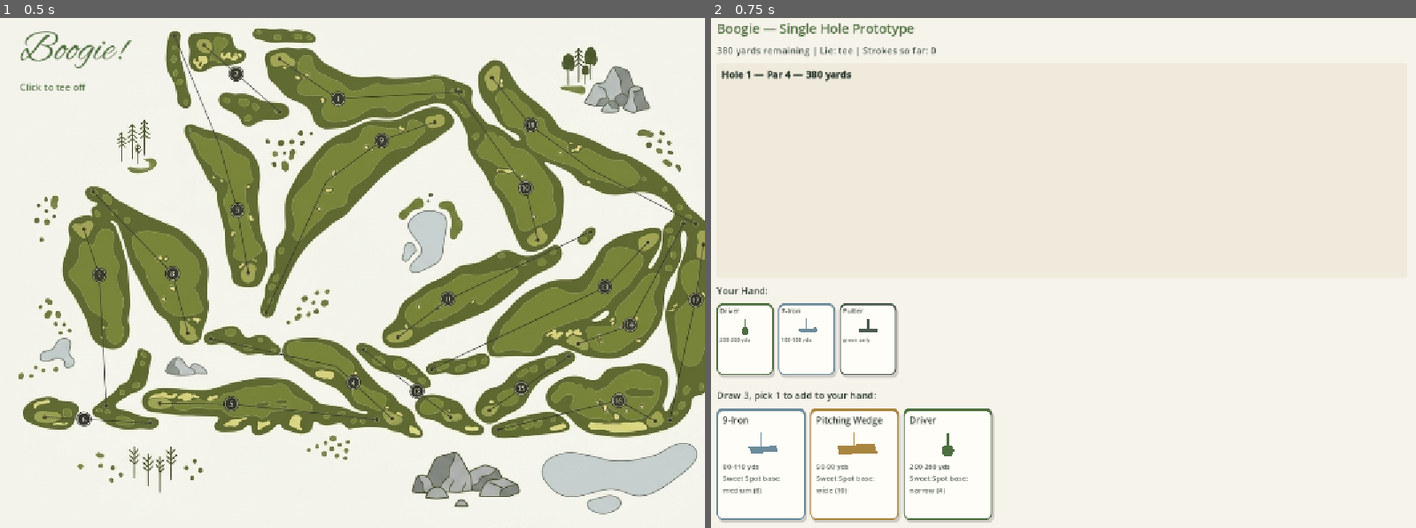
Above: before the commit, frames 1-2 (left to right).
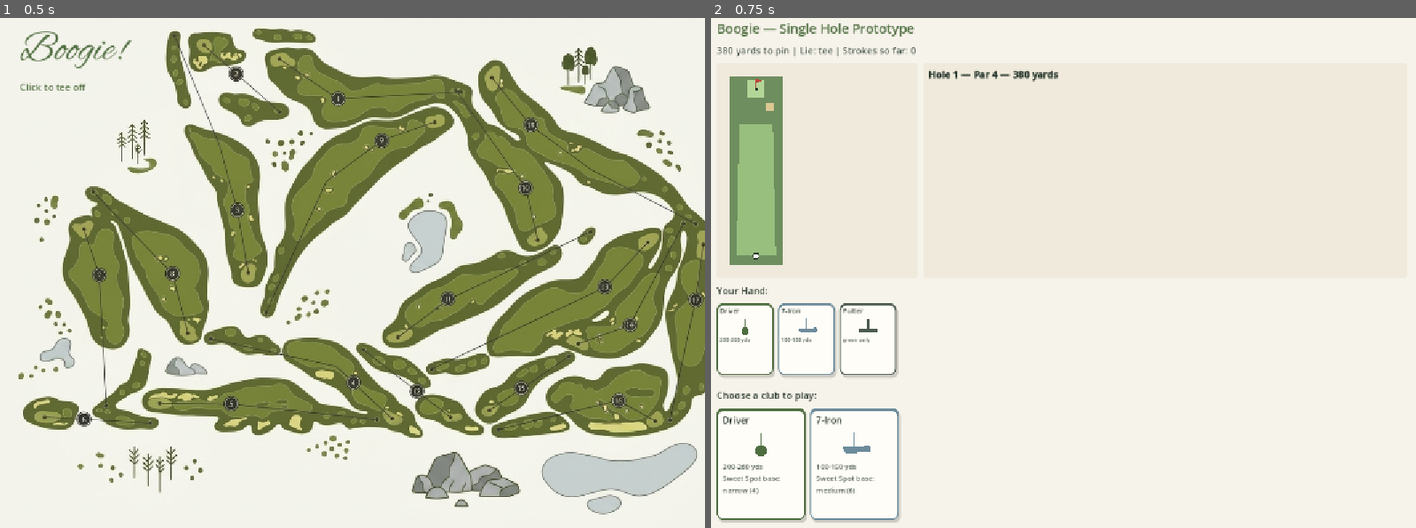
Above: after the commit, the same moments.

Repository: aldo-g/boogie
Game: Godot game, scene res://scenes/Title.tscn
The game is run twice, just before and just after one commit, with the same random seed, the same clock (stepped at 60 frames per second) and the same inputs.
Inputs (mouse positions are in pixels of both pictures, inside the frame that each line leads up to):
- Up to frame 1 (0.5 s): no input
- Up to frame 2 (0.75 s): tap Enter at 0.5 s; move the mouse to (1218, 247) at 0.52 s; click (1218, 247) at 0.67 s

Frame 1 is identical in both runs. In frame 2, 4.9% of the frame differs, in the area x 0-50%, y 5-99%.

Commit message:
Add 2D course map with aim-based shot resolution
Replaces the abstract distance-remaining model with real yard-space
ball positions, a course map view showing the shot trail, and
terrain lookups (fairway/rough/bunker/water/green) derived from
actual landing position relative to the pin.

Diff:
--- /dev/null
+++ b/scripts/CourseMapView.gd
@@ -0,0 +1,197 @@
+class_name CourseMapView
+extends Control
+
+# ---------------------------------------------------------
+# Top-down hole map: draws the fairway/green/hazard polygons from a
+# HoleData, the ball's position and shot trail, and (during a shot)
+# the Section 4 aim tool — a pivoting arm that rotates to the degree
+# offset and extends to the roll distance, exactly like the physical
+# tabletop prop the design doc describes.
+# ---------------------------------------------------------
+
+var hole: HoleData
+var ball_pos: Vector2 = Vector2.ZERO  # yard-space
+var shot_path: Array = []             # yard-space points, tee to current ball_pos
+
+# Aim-tool animation state (yard-space): set by play_aim_animation(), cleared after.
+var _aim_active: bool = false
+var _aim_origin: Vector2 = Vector2.ZERO
+var _aim_base_dir: Vector2 = Vector2.UP
+var _aim_current_degree: float = 0.0
+var _aim_current_side: int = 0  # ShotResolver.Side
+var _aim_current_distance: float = 0.0
+var _aim_max_distance: float = 1.0
+
+const MARGIN := 16.0
+const COLOR_FAIRWAY := Color(0.596, 0.749, 0.494)   # brighter fairway green
+const COLOR_ROUGH := Color(0.435, 0.557, 0.373)     # darker rough green
+const COLOR_GREEN := Color(0.702, 0.839, 0.596)     # putting green, lightest
+const COLOR_BUNKER := Color(0.867, 0.784, 0.573)
+const COLOR_WATER := Color(0.561, 0.663, 0.722)
+const COLOR_BALL := Color(0.98, 0.98, 0.97)
+const COLOR_BALL_OUTLINE := Color(0.169, 0.227, 0.184)
+const COLOR_TRAIL := Color(0.169, 0.227, 0.184, 0.55)
+const COLOR_PIN := Color(0.753, 0.278, 0.227)
+const COLOR_AIM_LINE := Color(0.753, 0.278, 0.227, 0.85)
+
+
+func _ready() -> void:
+	custom_minimum_size = Vector2(220, 0)
+	size_flags_vertical = Control.SIZE_EXPAND_FILL
+	size_flags_horizontal = Control.SIZE_EXPAND_FILL
+
+
+func set_hole(p_hole: HoleData) -> void:
+	hole = p_hole
+	queue_redraw()
+
+
+func set_ball(p_pos: Vector2, p_path: Array) -> void:
+	ball_pos = p_pos
+	shot_path = p_path
+	queue_redraw()
+
+
+# Kicks off the aim-tool animation: rotates from straight-at-pin to the
+# rolled degree offset, then extends out to the rolled distance, then
+# calls on_done. All distances in yards; direction is computed from the
+# current ball_pos toward the hole's pin.
+func play_aim_animation(distance: float, degree: float, side: int, max_distance: float, on_done: Callable) -> void:
+	if not hole:
+		on_done.call()
+		return
+	_aim_active = true
+	_aim_origin = ball_pos
+	_aim_base_dir = (hole.pin_pos - ball_pos).normalized()
+	if _aim_base_dir.length_squared() < 0.0001:
+		_aim_base_dir = Vector2.UP
+	_aim_max_distance = max(max_distance, distance, 1.0)
+	_aim_current_degree = 0.0
+	_aim_current_side = side
+	_aim_current_distance = 0.0
+	queue_redraw()
+
+	var tw := create_tween()
+	tw.tween_method(_set_aim_degree, 0.0, degree, 0.22).set_trans(Tween.TRANS_QUAD).set_ease(Tween.EASE_OUT)
+	tw.tween_method(_set_aim_distance, 0.0, distance, 0.3).set_trans(Tween.TRANS_CUBIC).set_ease(Tween.EASE_OUT)
+	tw.tween_interval(0.15)
+	tw.tween_callback(func():
+		_aim_active = false
+		on_done.call()
+	)
+
+
+func _set_aim_degree(d: float) -> void:
+	_aim_current_degree = d
+	queue_redraw()
+
+
+func _set_aim_distance(d: float) -> void:
+	_aim_current_distance = d
+	queue_redraw()
+
+
+# --- Yard-space <-> pixel-space conversion ---
+# Fits the hole's yardage (tee at y=0 to pin at hole.yardage, plus a little
+# margin) into the available Control rect, preserving aspect ratio and
+# flipping Y so "up" on screen is "toward the pin."
+func _yard_extent() -> Rect2:
+	if not hole:
+		return Rect2(-50, -20, 100, 440)
+	var min_x: float = -60.0
+	var max_x: float = 60.0
+	var min_y: float = -20.0
+	var max_y: float = hole.yardage + 30.0
+	for pt in hole.fairway_polygon:
+		min_x = min(min_x, pt.x)
+		max_x = max(max_x, pt.x)
+	for hazard in hole.hazards:
+		for pt in hazard.polygon:
+			min_x = min(min_x, pt.x)
+			max_x = max(max_x, pt.x)
+	return Rect2(min_x, min_y, max_x - min_x, max_y - min_y)
+
+
+func _to_px(yard_pt: Vector2) -> Vector2:
+	var extent := _yard_extent()
+	var avail := size - Vector2(MARGIN, MARGIN) * 2.0
+	var scale_x: float = avail.x / max(extent.size.x, 1.0)
+	var scale_y: float = avail.y / max(extent.size.y, 1.0)
+	var s: float = min(scale_x, scale_y)
+	var px_x: float = MARGIN + (yard_pt.x - extent.position.x) * s
+	# Flip Y: yard-space +y (toward pin) should go UP on screen.
+	var y_from_top: float = extent.size.y - (yard_pt.y - extent.position.y)
+	var px_y: float = MARGIN + y_from_top * s
+	return Vector2(px_x, px_y)
+
+
+func _to_px_polygon(yard_poly: PackedVector2Array) -> PackedVector2Array:
+	var out := PackedVector2Array()
+	out.resize(yard_poly.size())
+	for i in range(yard_poly.size()):
+		out[i] = _to_px(yard_poly[i])
+	return out
+
+
+func _draw() -> void:
+	if not hole:
+		return
+
+	# Rough is the base/background tone; fairway, green, and hazards draw over it.
+	var rough_rect := PackedVector2Array([
+		_to_px(Vector2(_yard_extent().position.x, _yard_extent().position.y)),
+		_to_px(Vector2(_yard_extent().position.x, _yard_extent().position.y + _yard_extent().size.y)),
+		_to_px(Vector2(_yard_extent().position.x + _yard_extent().size.x, _yard_extent().position.y + _yard_extent().size.y)),
+		_to_px(Vector2(_yard_extent().position.x + _yard_extent().size.x, _yard_extent().position.y)),
+	])
+	draw_colored_polygon(rough_rect, COLOR_ROUGH)
+
+	draw_colored_polygon(_to_px_polygon(hole.fairway_polygon), COLOR_FAIRWAY)
+
+	for hazard in hole.hazards:
+		var col: Color = COLOR_BUNKER
+		if hazard.type == "water":
+			col = COLOR_WATER
+		draw_colored_polygon(_to_px_polygon(hazard.polygon), col)
+
+	draw_colored_polygon(_to_px_polygon(hole.green_polygon), COLOR_GREEN)
+
+	# Tee marker.
+	var tee_px := _to_px(hole.tee_pos)
+	draw_circle(tee_px, 4.0, BoogieTheme.INK_SOFT)
+
+	# Pin/flag.
+	var pin_px := _to_px(hole.pin_pos)
+	draw_line(pin_px, pin_px + Vector2(0, -18), COLOR_PIN, 2.0)
+	var flag_pts := PackedVector2Array([
+		pin_px + Vector2(0, -18), pin_px + Vector2(10, -14), pin_px + Vector2(0, -10)])
+	draw_colored_polygon(flag_pts, COLOR_PIN)
+	draw_circle(pin_px, 2.5, BoogieTheme.INK)
+
+	# Shot trail: tee -> each prior landing spot -> current ball position.
+	if shot_path.size() >= 2:
+		for i in range(shot_path.size() - 1):
+			draw_line(_to_px(shot_path[i]), _to_px(shot_path[i + 1]), COLOR_TRAIL, 2.0)
+
+	# Aim tool: pivots at the ball's position, rotates to the degree offset,
+	# extends to the rolled distance. Sign convention must match Main.gd's
+	# _resolve_shot_landing() so the drawn arm lands where the ball actually
+	# ends up: Draw (curves left) is a positive rotation in Godot's rotated().
+	if _aim_active:
+		var sign: float = 0.0
+		if _aim_current_side == 0:  # ShotResolver.Side.DRAW
+			sign = 1.0
+		elif _aim_current_side == 1:  # ShotResolver.Side.FADE
+			sign = -1.0
+		var angle_rad: float = deg_to_rad(_aim_current_degree) * sign
+		var dir := _aim_base_dir.rotated(angle_rad)
+		var end_yard: Vector2 = _aim_origin + dir * _aim_current_distance
+		var origin_px := _to_px(_aim_origin)
+		var end_px := _to_px(end_yard)
+		draw_line(origin_px, end_px, COLOR_AIM_LINE, 2.5)
+		draw_circle(end_px, 5.0, COLOR_AIM_LINE)
+
+	# Ball marker at its current resting position.
+	var ball_px := _to_px(ball_pos)
+	draw_circle(ball_px, 5.0, COLOR_BALL)
+	draw_arc(ball_px, 5.0, 0, TAU, 16, COLOR_BALL_OUTLINE, 1.5)
--- /dev/null
+++ b/scripts/HoleData.gd
@@ -0,0 +1,73 @@
+class_name HoleData
+extends RefCounted
+
+# ---------------------------------------------------------
+# Data-driven hole layout: tee/pin points and terrain zones as polygons,
+# all in yard-space with (0,0) at the tee and +y running toward the pin.
+# This is the format future holes (Section 10's full 18) can be authored
+# in without further code changes — just new HoleData.new() calls with
+# different point data.
+# ---------------------------------------------------------
+
+var par: int
+var yardage: float
+var tee_pos: Vector2
+var pin_pos: Vector2
+var fairway_polygon: PackedVector2Array
+var green_polygon: PackedVector2Array
+var hazards: Array  # Array of { "type": "bunker"/"rough"/"water", "polygon": PackedVector2Array }
+
+
+func _init(p_par: int, p_yardage: float, p_tee: Vector2, p_pin: Vector2,
+		p_fairway: PackedVector2Array, p_green: PackedVector2Array, p_hazards: Array) -> void:
+	par = p_par
+	yardage = p_yardage
+	tee_pos = p_tee
+	pin_pos = p_pin
+	fairway_polygon = p_fairway
+	green_polygon = p_green
+	hazards = p_hazards
+
+
+# Which terrain a point (in the same yard-space as the polygons) falls in.
+# Checked in priority order: green > hazards > fairway > rough (default miss).
+func terrain_at(point: Vector2) -> String:
+	if Geometry2D.is_point_in_polygon(point, green_polygon):
+		return "green"
+	for hazard in hazards:
+		if Geometry2D.is_point_in_polygon(point, hazard.polygon):
+			return hazard.type
+	if Geometry2D.is_point_in_polygon(point, fairway_polygon):
+		return "fairway"
+	return "rough"
+
+
+# --- Hole 1 — "Boogie Links", from GAME_DESIGN.md Section 10:
+# Par 4, 380 yards. Straightaway opener, generous fairway, single pot
+# bunker short-right — a calm on-ramp before the round gets teeth.
+static func hole_1() -> HoleData:
+	var tee := Vector2(0, 0)
+	var pin := Vector2(0, 380)
+
+	# Generous fairway: a wide, gently tapering corridor from tee to green.
+	var fairway := PackedVector2Array([
+		Vector2(-45, 0), Vector2(45, 0),
+		Vector2(38, 300), Vector2(-38, 300),
+	])
+
+	var green := PackedVector2Array([
+		Vector2(-20, 360), Vector2(20, 360),
+		Vector2(20, 400), Vector2(-20, 400),
+	])
+
+	# Single pot bunker, short-right of the green.
+	var bunker := PackedVector2Array([
+		Vector2(22, 330), Vector2(40, 330),
+		Vector2(40, 350), Vector2(22, 350),
+	])
+
+	var hazards := [
+		{"type": "bunker", "polygon": bunker},
+	]
+
+	return HoleData.new(4, 380.0, tee, pin, fairway, green, hazards)
--- a/scripts/Main.gd
+++ b/scripts/Main.gd
@@ -12,7 +12,6 @@
 enum State { DRAFT, DISCARD_FOR_DRAFT, CLUB_SELECT, TIER_SELECT, DISCARD_FOR_HAZARD, PUTTING, DONE }
 
 const HAND_CAP := 14
-const GREEN_THRESHOLD := 20.0  # yards remaining that triggers the putting phase
 
 const Palette := preload("res://scripts/BoogieTheme.gd")
 
@@ -35,9 +34,11 @@
 var green_deck: Array = []
 var green_discard: Array = []
 
+var hole: HoleData
 var hole_yardage: float = 380.0
 var hole_par: int = 4
-var distance_remaining: float = 0.0
+var ball_pos: Vector2 = Vector2.ZERO  # yard-space, (0,0) at tee, +y toward pin
+var shot_path: Array = []  # history of ball_pos points this hole, for drawing the trail
 var strokes: int = 0
 var current_lie: String = "tee"
 
@@ -50,12 +51,12 @@
 
 # --- UI node refs (built in code) ---
 var status_label: Label
+var map_view: CourseMapView
 var log_box: RichTextLabel
 var hand_label: Label
 var hand_container: HBoxContainer
 var options_label: Label
 var options_container: HBoxContainer
-var restart_button: Button
 
 
 func _ready() -> void:
@@ -94,9 +95,29 @@
 	status_label.add_theme_color_override("font_color", COLOR_TEXT_SOFT)
 	root.add_child(status_label)
 
+	var mid_row := HBoxContainer.new()
+	mid_row.add_theme_constant_override("separation", 10)
+	mid_row.custom_minimum_size = Vector2(0, 150)
+	mid_row.size_flags_vertical = Control.SIZE_EXPAND_FILL
+	root.add_child(mid_row)
+
+	var map_panel := PanelContainer.new()
+	map_panel.custom_minimum_size = Vector2(340, 0)
+	var map_panel_style := StyleBoxFlat.new()
+	map_panel_style.bg_color = COLOR_PANEL
+	map_panel_style.set_corner_radius_all(4)
+	map_panel_style.content_margin_left = 6
+	map_panel_style.content_margin_right = 6
+	map_panel_style.content_margin_top = 6
+	map_panel_style.content_margin_bottom = 6
+	map_panel.add_theme_stylebox_override("panel", map_panel_style)
+	mid_row.add_child(map_panel)
+
+	map_view = CourseMapView.new()
+	map_panel.add_child(map_view)
+
 	var log_panel := PanelContainer.new()
-	log_panel.custom_minimum_size = Vector2(0, 150)
-	log_panel.size_flags_vertical = Control.SIZE_EXPAND_FILL
+	log_panel.size_flags_horizontal = Control.SIZE_EXPAND_FILL
 	var log_panel_style := StyleBoxFlat.new()
 	log_panel_style.bg_color = COLOR_PANEL
 	log_panel_style.set_corner_radius_all(4)
@@ -105,13 +126,12 @@
 	log_panel_style.content_margin_top = 8
 	log_panel_style.content_margin_bottom = 8
 	log_panel.add_theme_stylebox_override("panel", log_panel_style)
-	root.add_child(log_panel)
+	mid_row.add_child(log_panel)
 
 	log_box = RichTextLabel.new()
 	log_box.bbcode_enabled = true
 	log_box.scroll_following = true
 	log_box.fit_content = false
-	log_box.custom_minimum_size = Vector2(0, 150)
 	log_box.add_theme_color_override("default_color", COLOR_TEXT)
 	log_panel.add_child(log_box)
 
@@ -142,12 +162,6 @@
 	options_container = HBoxContainer.new()
 	options_container.add_theme_constant_override("separation", 8)
 	options_scroll.add_child(options_container)
-
-	restart_button = Button.new()
-	restart_button.text = "Restart Hole"
-	restart_button.visible = false
-	restart_button.pressed.connect(_on_restart_pressed)
-	root.add_child(restart_button)
 
 
 func log_msg(text: String) -> void:
@@ -235,44 +249,19 @@
 # HOLE FLOW
 # ---------------------------------------------------------
 func start_hole() -> void:
-	distance_remaining = hole_yardage
+	hole = HoleData.hole_1()
+	hole_yardage = hole.yardage
+	hole_par = hole.par
+	ball_pos = hole.tee_pos
+	shot_path = [hole.tee_pos]
 	strokes = 0
 	current_lie = "tee"
-	restart_button.visible = false
 	log_box.clear()
 	log_msg("[b]Hole 1 — Par %d — %d yards[/b]" % [hole_par, int(hole_yardage)])
-	begin_draft_phase()
-
-
-# Derives the resulting lie from the Accuracy roll's degree band + Power
-# outcome. There's no real 2D course board yet, so this stands in for the
-# physical aim-tool placement: PERFECT/GOOD keeps you in play, OFF/MISS
-# scale up the odds of finding rough/bunker/water, and overshooting adds
-# extra risk on top since you've carried past the target.
-func derive_lie(accuracy: Dictionary, power: Dictionary) -> String:
-	var band: String = accuracy.band
-	var overshoot: bool = power.outcome == "overshoot"
-	var roll := randf()
-	match band:
-		"PERFECT":
-			return "fairway"
-		"GOOD":
-			return "rough" if roll < 0.1 else "fairway"
-		"OFF":
-			if roll < 0.15:
-				return "water" if overshoot else "bunker"
-			elif roll < 0.55:
-				return "rough"
-			else:
-				return "fairway"
-		"MISS":
-			if roll < 0.35:
-				return "water" if overshoot else "bunker"
-			elif roll < 0.85:
-				return "rough"
-			else:
-				return "fairway"
-	return "fairway"
+	map_view.set_hole(hole)
+	map_view.set_ball(ball_pos, shot_path)
+	state = State.CLUB_SELECT
+	refresh_ui()
 
 
 # --- Draft phase: draw 3, pick 1, permanently into hand ---
@@ -355,8 +344,7 @@
 		accuracy.band = "OFF"
 
 	strokes += 1
-	var before := distance_remaining
-	distance_remaining = max(0.0, distance_remaining - power.distance)
+	var before_pos := ball_pos
 
 	log_msg("\n[b]Stroke %d[/b] — played %s, %s (lie: %s)" % [strokes, card.name, ShotResolver.tier_name(tier), current_lie])
 	log_msg("Power roll: %d vs Sweet Spot [%d-%d] (width %d) -> %s, %d yards." % [
@@ -364,7 +352,6 @@
 	log_msg("Accuracy roll: %d vs Sweet Spot [%d-%d] -> %s, %s %d°." % [
 		accuracy.roll, accuracy.bounds.x, accuracy.bounds.y, accuracy.band,
 		ShotResolver.side_label(accuracy.side), accuracy.degree])
-	log_msg("Distance: %d -> %d yards remaining." % [int(before), int(distance_remaining)])
 
 	if not active_bad_card.is_empty():
 		log_msg("[color=#%s](%s triggered and was discarded.)[/color]" % [COLOR_TEXT_SOFT.to_html(false), active_bad_card.name])
@@ -375,22 +362,57 @@
 		strokes += 1
 		log_msg("[color=#%s]Lost Ball — +1 penalty stroke on top of this shot.[/color]" % COLOR_FLAG.to_html(false))
 
-	var lie_result := derive_lie(accuracy, power)
+	_animating = true
+	map_view.play_aim_animation(power.distance, float(accuracy.degree), accuracy.side, card.max_yard, func():
+		_resolve_shot_landing(before_pos, power, accuracy)
+	)
+
+
+func _resolve_shot_landing(before_pos: Vector2, power: Dictionary, accuracy: Dictionary) -> void:
+	_animating = false
+
+	var aim_dir: Vector2 = (hole.pin_pos - before_pos).normalized()
+	if aim_dir.length_squared() < 0.0001:
+		aim_dir = Vector2.UP
+	# Vector2.rotated() turns clockwise for +angle in Godot's Y-down convention,
+	# so Draw (curves left) needs a positive angle here to end up on -x.
+	var sign: float = 0.0
+	if accuracy.side == ShotResolver.Side.DRAW:
+		sign = 1.0
+	elif accuracy.side == ShotResolver.Side.FADE:
+		sign = -1.0
+	var angle_rad: float = deg_to_rad(float(accuracy.degree)) * sign
+	var shot_dir := aim_dir.rotated(angle_rad)
+	var landing_pos: Vector2 = before_pos + shot_dir * power.distance
+
+	var lie_result := hole.terrain_at(landing_pos)
+	log_msg("Distance: %d yards -> landed in %s, %d yards from the pin." % [
+		int(power.distance), lie_result, int(landing_pos.distance_to(hole.pin_pos))])
 
 	var hazard_hit := false
 	if lie_result == "water":
 		strokes += 1
-		current_lie = "rough"
-		log_msg("[color=#%s]Splash! Water hazard — +1 penalty stroke, dropped in the rough.[/color]" % COLOR_WATER.to_html(false))
+		ball_pos = before_pos
+		current_lie = "rough" if hole.terrain_at(before_pos) != "fairway" else "fairway"
+		log_msg("[color=#%s]Splash! Water hazard — +1 penalty stroke, dropped back near your previous position.[/color]" % COLOR_WATER.to_html(false))
 		hazard_hit = true
 	elif lie_result == "bunker":
+		ball_pos = landing_pos
 		current_lie = "bunker"
 		log_msg("[color=#%s]In the sand.[/color]" % COLOR_SAND.to_html(false))
 		hazard_hit = true
 	elif lie_result == "rough":
+		ball_pos = landing_pos
 		current_lie = "rough"
+	elif lie_result == "green":
+		ball_pos = landing_pos
+		current_lie = "green"
 	else:
+		ball_pos = landing_pos
 		current_lie = "fairway"
+
+	shot_path.append(ball_pos)
+	map_view.set_ball(ball_pos, shot_path)
 
 	if hazard_hit and randf() < (1.0 / 6.0):
 		maybe_add_bad_card(lie_result)
@@ -418,8 +440,7 @@
 
 
 func advance_after_shot() -> void:
-	if distance_remaining <= GREEN_THRESHOLD:
-		current_lie = "green"
+	if current_lie == "green":
 		start_putting()
 	else:
 		begin_draft_phase()
@@ -429,7 +450,8 @@
 # --- Putting phase ---
 func start_putting() -> void:
 	state = State.PUTTING
-	putting_target = clamp(int(round(distance_remaining / 3.0)) + 3, 4, 12)
+	var dist_to_pin: float = ball_pos.distance_to(hole.pin_pos)
+	putting_target = clamp(int(round(dist_to_pin / 3.0)) + 3, 4, 12)
 	putting_progress = 0
 	log_msg("\n[b]On the green.[/b] Target to sink the putt: %d" % putting_target)
 	refresh_ui()
@@ -476,7 +498,13 @@
 # a forced discard) — the hole is now fully over.
 func finish_hole_done() -> void:
 	state = State.DONE
-	restart_button.visible = true
+	var diff := strokes - hole_par
+	var diff_text := "Even par"
+	if diff < 0:
+		diff_text = "%d under par" % -diff
+	elif diff > 0:
+		diff_text = "%d over par" % diff
+	log_msg("\n[b]Demo complete.[/b] Final score: %d (%s). Hit Restart Hole to play again." % [strokes, diff_text])
 
 
 func _on_restart_pressed() -> void:
@@ -491,7 +519,8 @@
 
 
 func refresh_ui() -> void:
-	status_label.text = "%d yards remaining | Lie: %s | Strokes so far: %d" % [int(distance_remaining), current_lie, strokes]
+	var dist_to_pin: float = ball_pos.distance_to(hole.pin_pos) if hole else 0.0
+	status_label.text = "%d yards to pin | Lie: %s | Strokes so far: %d" % [int(dist_to_pin), current_lie, strokes]
 
 	if _animating:
 		return
@@ -558,7 +587,18 @@
 			options_container.add_child(bank_btn)
 
 		State.DONE:
-			options_label.text = "Hole complete."
+			var diff := strokes - hole_par
+			var diff_text := "even par"
+			if diff < 0:
+				diff_text = "%d under par" % -diff
+			elif diff > 0:
+				diff_text = "%d over par" % diff
+			options_label.text = "Demo complete — %d strokes (%s)." % [strokes, diff_text]
+			var restart_btn := Button.new()
+			restart_btn.text = "Restart Hole"
+			restart_btn.custom_minimum_size = Vector2(160, 60)
+			restart_btn.pressed.connect(_on_restart_pressed)
+			options_container.add_child(restart_btn)
 
 
 func rebuild_hand_row() -> void:
Not shown, added: scripts/CourseMapView.gd.uid
Not shown, added: scripts/HoleData.gd.uid
